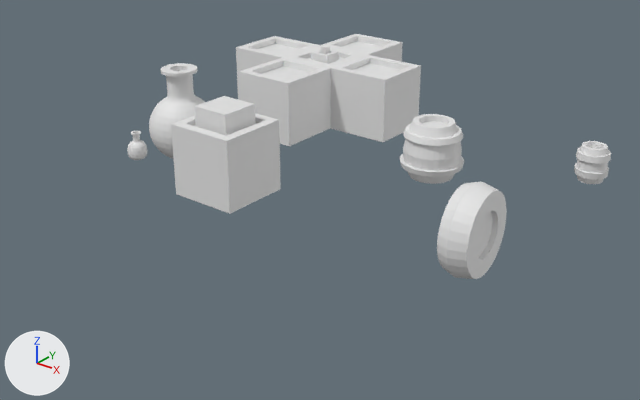
Renders of the Blender file refs__blenderModels/building/miscellaneous.blend from each side of a commit.
Before and after are seen from a camera (50 mm lens) standing at (15.26, -17.65, 9.84) and looking at (1.52, -0.26, -0.26). Lighting does not change. The marker at lower left points along +X, +Y and +Z.
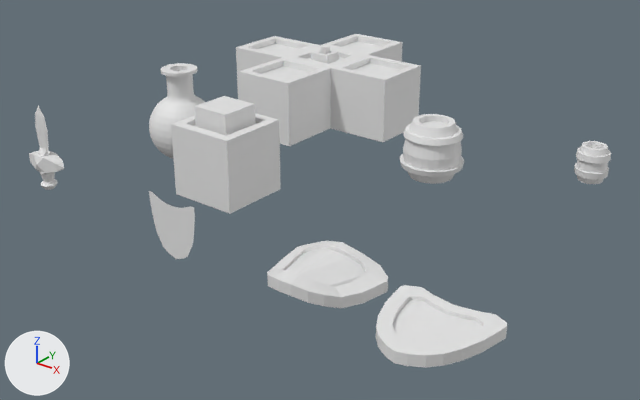
Changed parts and their boxes [x1, y1, x2, y2] in the pictures (640 x 400 px):
'Circle.002', added
    after: [376, 285, 507, 367]
'Circle.001', added
    after: [267, 241, 388, 308]
'coin', hidden
    before: [437, 181, 507, 279]
'Circle', added
    after: [149, 191, 195, 259]
'knife', added
    after: [29, 106, 64, 190]
'jar', hidden
    before: [127, 131, 148, 160]

The change, as a diff of the scene's bpy script:
```diff
--- a/refs__blenderModels/building/miscellaneous.blend.py
+++ b/refs__blenderModels/building/miscellaneous.blend.py
@@ me_circle @@
+me_circle.from_pydata(...)  # 60 vertices, 33 faces; spans x -0.81..0.81, y -4.26, z -0.92..0.77
@@ me_circle_002 @@
+me_circle_002.from_pydata(...)  # 140 vertices, 124 faces; spans x -1.28..1.28, y -1.28..1.11, z -0.12..0.67
@@ me_circle_003 @@
+me_circle_003.from_pydata(...)  # 44 vertices, 31 faces; spans x 0.0..1.28, y -1.28..1.11, z 0.0..0.14
@@ me_cube @@
+me_cube.from_pydata(...)  # 120 vertices, 117 faces; spans x -0.77..0.77, y -1.47..1.22, z -3.79..7.43
@@ ob_jar @@
 ob_jar.scale = (0.151, 0.151, 0.666)
+ob_jar.hide_set(True)  # its collection is switched off
@@ ob_coin @@
 ob_coin.location = (6.85, -1.79, 1.06)
+ob_coin.hide_set(True)  # its collection is switched off
@@ ob_circle @@
+ob_circle = bpy.data.objects.new('Circle', me_circle)
+ob_circle.location = (0.0, 0.0, 0.0)
@@ ob_circle_001 @@
+ob_circle_001 = bpy.data.objects.new('Circle.001', me_circle_002)
+ob_circle_001.location = (4.65, -4.31, 0.03)
@@ ob_circle_002 @@
+ob_circle_002 = bpy.data.objects.new('Circle.002', me_circle_003)
+ob_circle_002.location = (7.54, -4.31, 0.03)
+_m = ob_circle_002.modifiers.new('Mirror', 'MIRROR')
+_m.use_axis = (True, False, True)
+_m.use_clip = True
@@ ob_knife @@
+ob_knife = bpy.data.objects.new('knife', me_cube)
+ob_knife.location = (-2.3, -6.1, 1.77)
+ob_knife.scale = (0.907, 0.19, 0.19)
```
